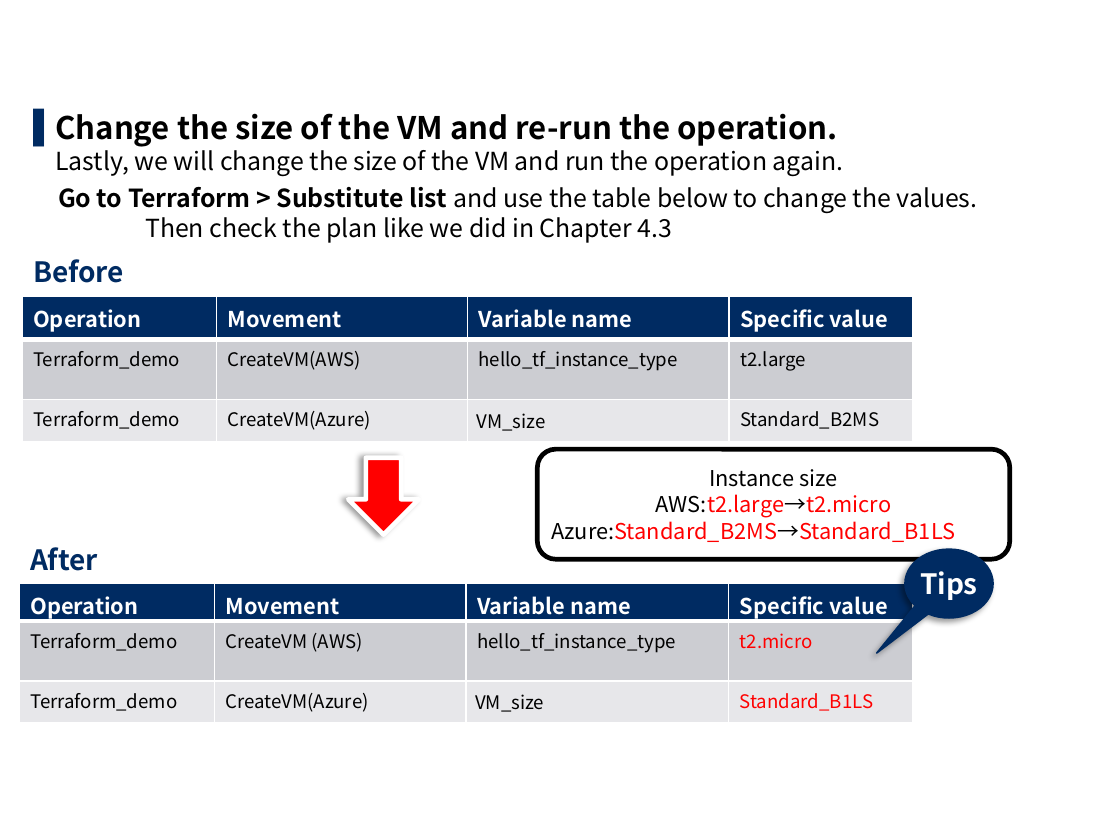
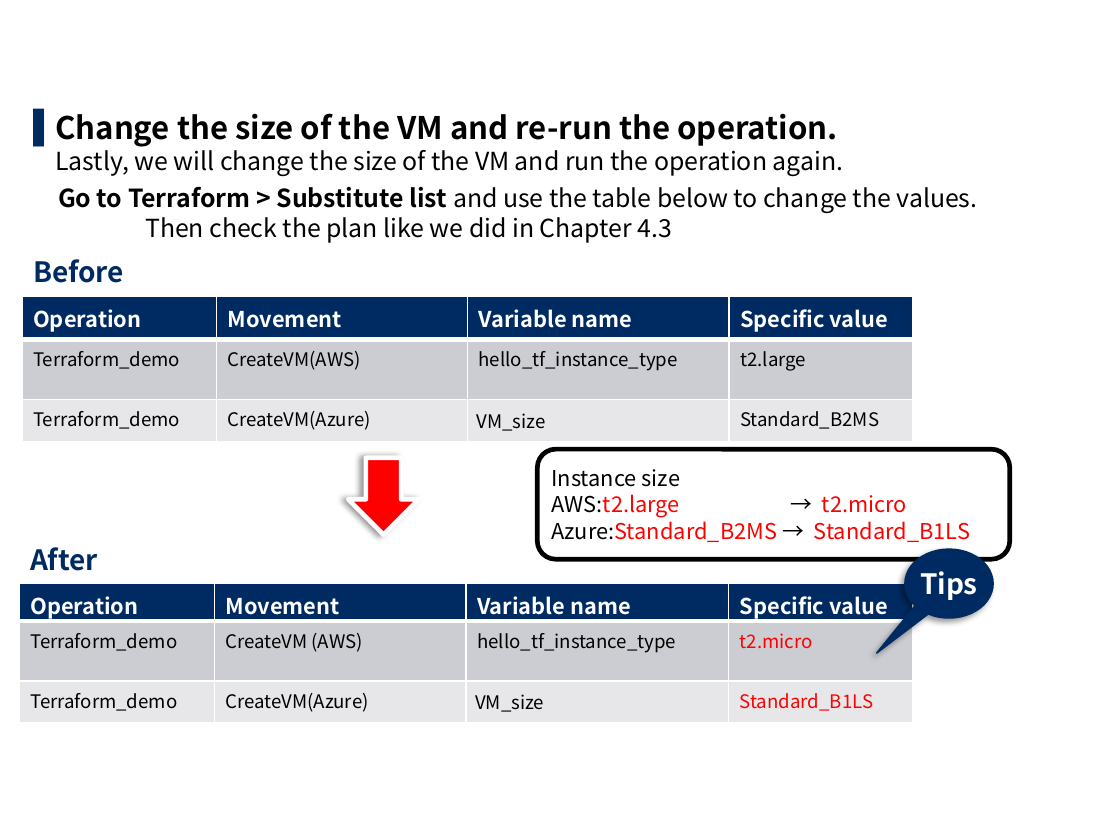
Before and after one commit to exastro-suite/it-automation-docs, a slide deck: slide 37 of asset/Learn/ITA-Terraform-driver-practice_en.pptx (slide 38 before the commit). Drawn at 1120x840 pixels with LibreOffice and Linux fonts; fonts in the diff are those of the drawing; background and template pictures are left out. Boxes give left, top, right and bottom in pixels: in the first picture for what was removed or moved away, otherwise in the second. Text is boxed around its words. In the diff, an @@ line names an element or a change of style, - is before the commit and + after.

```diff
--- a/asset/Learn/ITA-Terraform-driver-practice_en.pptx
+++ b/asset/Learn/ITA-Terraform-driver-practice_en.pptx
@@ text in rounded rectangle at (x1=551, y1=469, x2=680, y2=487): alignment centre to left @@
@@ text in rounded rectangle at (x1=551, y1=494, x2=970, y2=542): text changed @@
-AWS:t2.large→t2.micro
-Azure:Standard_B2MS→Standard_B1LS
+AWS:t2.large → t2.micro
+Azure:Standard_B2MS → Standard_B1LS
```
Also in this commit, not shown: 16 other slides changed, 1 slide removed, 11 other files.
